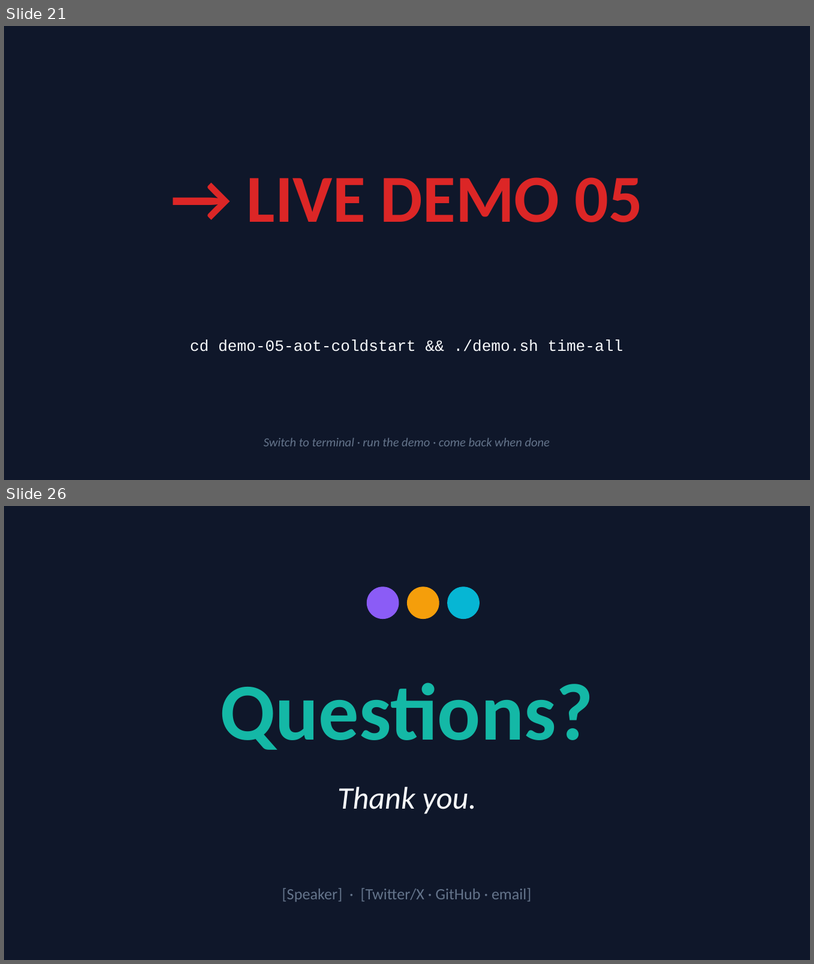
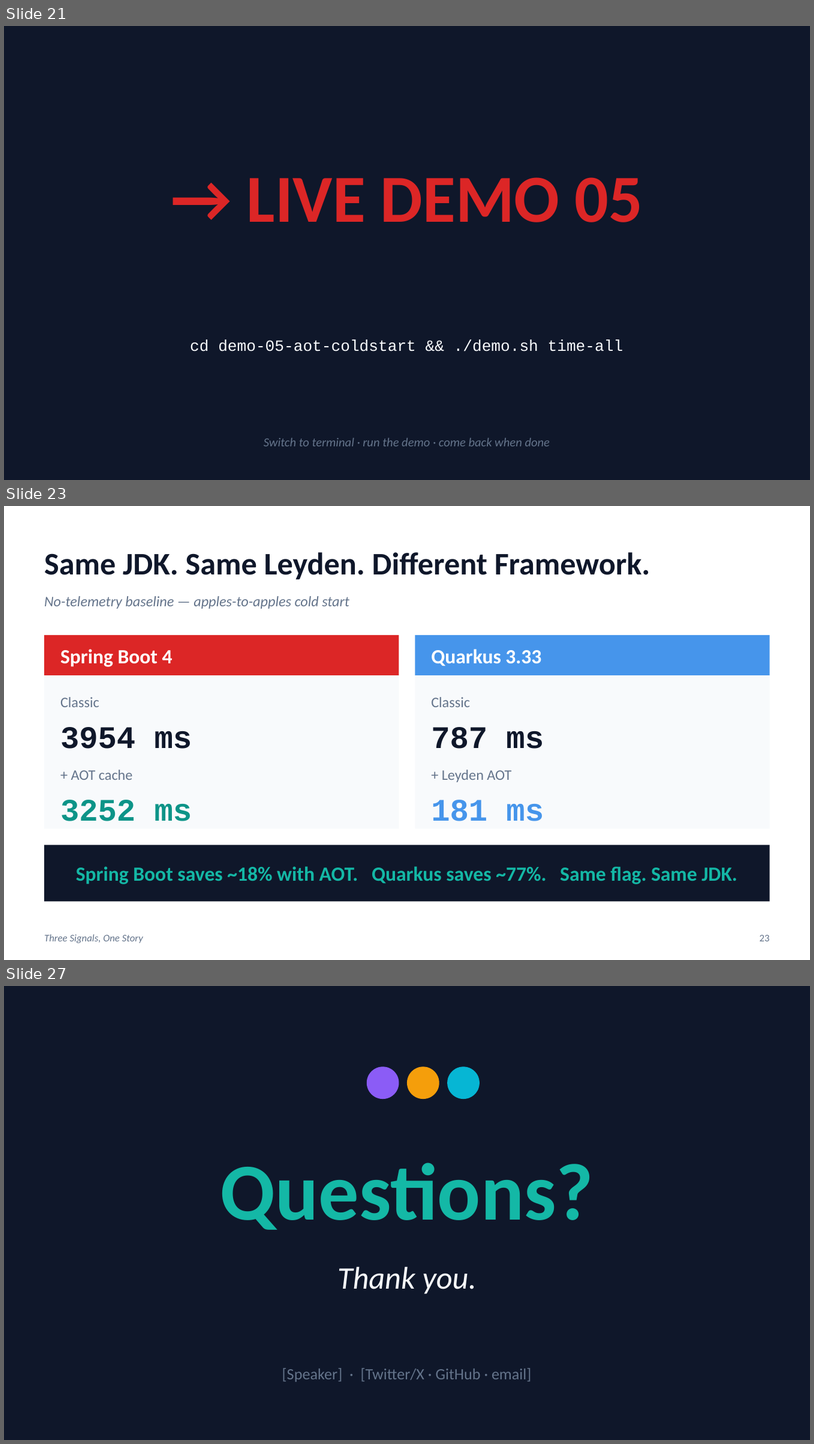
Before and after one commit to patterncatalyst/otel-observability-demos, a slide deck: presentation/three-signals-one-story.pptx. Shown one above the other, each under a label of ours: slides 21 and 26 before the commit, slides 21, 23 and 27 after it; the slides between them are not shown. The pictures are 814x964 and 814x1444 pixels, drawn with LibreOffice and Linux fonts; fonts in the diff are those of the drawing. Boxes give left, top, right and bottom in pixels: in the first picture for what was removed or moved away, otherwise in the second. Text is boxed around its words. In the diff, an @@ line names an element or a change of style, - is before the commit and + after.

```diff
--- a/presentation/three-signals-one-story.pptx
+++ b/presentation/three-signals-one-story.pptx
@@ slide 23 added at bbox=[4, 506, 810, 960], background #FFFFFF @@
@@ text added at bbox=[44, 552, 651, 580], 28 pt, text #0F172A, bold @@
+Same JDK. Same Leyden. Different Framework.
@@ text added at bbox=[44, 596, 350, 609], 13 pt, text #64748B, italic @@
+No-telemetry baseline — apples-to-apples cold start
@@ rectangle added at bbox=[44, 635, 399, 675], fill #DC2626 @@
@@ text added at bbox=[60, 649, 173, 667], 18 pt, text #FFFFFF, bold @@
+Spring Boot 4
@@ rectangle added at bbox=[415, 635, 770, 675], fill #4695EB @@
@@ text added at bbox=[431, 649, 542, 666], 18 pt, text #FFFFFF, bold @@
+Quarkus 3.33
@@ rectangle added at bbox=[44, 675, 399, 829], fill #F8FAFC @@
@@ rectangle added at bbox=[415, 675, 770, 829], fill #F8FAFC @@
@@ text added at bbox=[60, 697, 99, 707], 13 pt, text #64748B @@
+Classic
@@ text added at bbox=[431, 697, 470, 707], 13 pt, text #64748B @@
+Classic
@@ text added at bbox=[60, 727, 192, 748], 28 pt, text #0F172A, bold @@
+3954 ms
@@ text added at bbox=[431, 727, 544, 748], 28 pt, text #0F172A, bold @@
+787 ms
@@ text added at bbox=[71, 769, 133, 780], 13 pt, text #64748B @@
++ AOT cache
@@ text added at bbox=[442, 769, 512, 782], 13 pt, text #64748B @@
++ Leyden AOT
@@ text added at bbox=[60, 799, 192, 821], 28 pt, text #0D9488, bold @@
+3252 ms
@@ text added at bbox=[431, 799, 544, 821], 28 pt, text #4695EB, bold @@
+181 ms
@@ rectangle added at bbox=[44, 844, 770, 901], fill #0F172A @@
@@ text added at bbox=[76, 866, 738, 884], 18 pt, text #14B8A6, bold @@
+Spring Boot saves ~18% with AOT. Quarkus saves ~77%. Same flag. Same JDK.
@@ text added at bbox=[44, 934, 143, 943], 9 pt, text #64748B, italic @@
+Three Signals, One Story
@@ text added at bbox=[760, 934, 770, 941], 9 pt, text #64748B @@
+23
@@ what was slide 26 is now slide 27 @@
```
Also in this commit, not shown: 9 slides changed.
